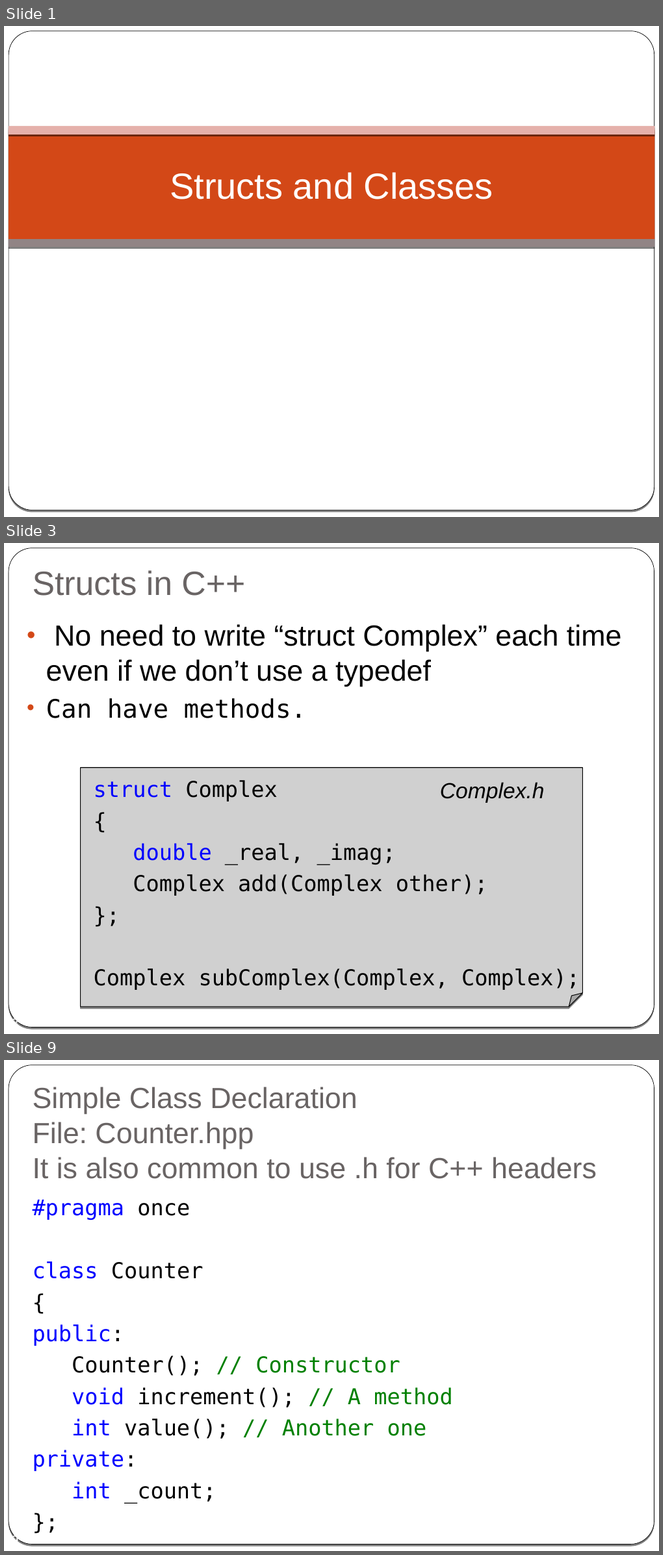
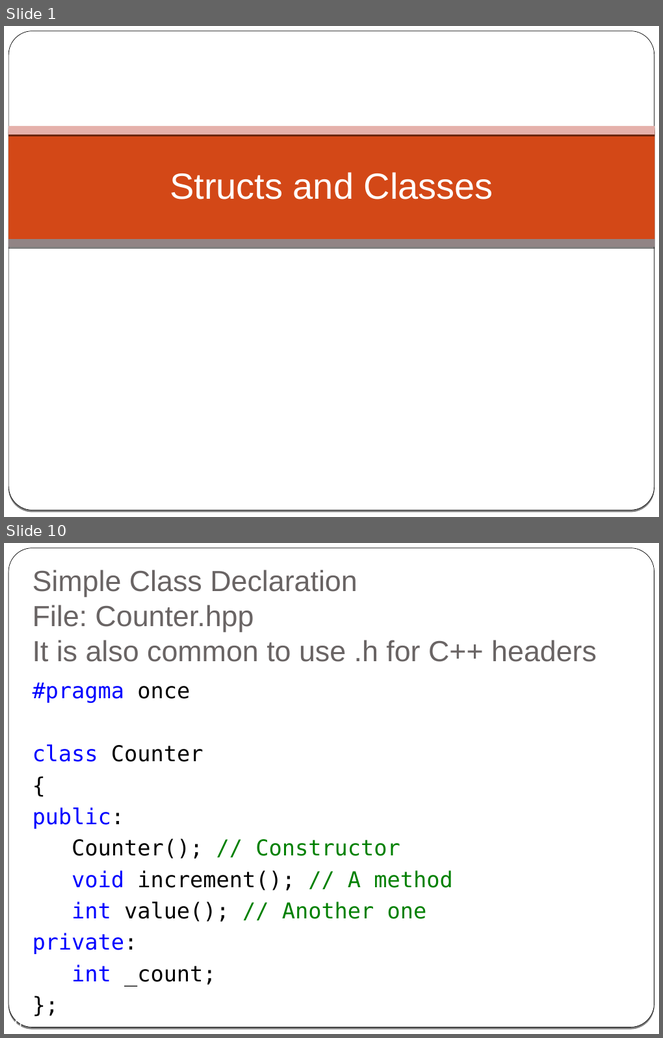
Before and after one commit to cpp-at-ariel/cpp-5778, a slide deck: week02-classes-constructors-destructors/slides.odp. Shown one above the other, each under a label of ours: slides 1, 3 and 9 before the commit, slides 1 and 10 after it; the slides between them are not shown. The pictures are 663x1555 and 663x1038 pixels, drawn with LibreOffice and Linux fonts; fonts in the diff are those of the drawing; grey boxes stand for pictures. Boxes give left, top, right and bottom in pixels: in the first picture for what was removed or moved away, otherwise in the second. Text is boxed around its words. In the diff, an @@ line names an element or a change of style, - is before the commit and + after.

```diff
--- a/week02-classes-constructors-destructors/slides.odp
+++ b/week02-classes-constructors-destructors/slides.odp
@@ slide 3 removed at (x1=4, y1=543, x2=659, y2=1034), background gradient #000000 to #FFFFFF; not listed: 2 template elements that a slide beside it also shows @@
@@ title removed at (x1=33, y1=570, x2=245, y2=596) @@
-Structs in C++
@@ text removed at (x1=46, y1=624, x2=622, y2=719) @@
-• No need to write “struct Complex” each time even if we don’t use a typedef
-• Can have methods.
@@ picture removed at (x1=81, y1=768, x2=583, y2=1007) @@
-struct Complex
-{
-double _real, _imag;
-Complex add(Complex other);
-};
-Complex subComplex(Complex, Complex);
@@ text removed at (x1=440, y1=782, x2=545, y2=803) @@
-Complex.h
@@ page number removed at (x1=11, y1=1018, x2=18, y2=1025) @@
-3
@@ what was slide 9 is now slide 10 @@
@@ page number at (x1=8, y1=1018, x2=22, y2=1027): text changed @@
-9
+10
```
Also in this commit, not shown: 5 slides changed, 4 slides added, 10 other slides removed, 3 other files.
